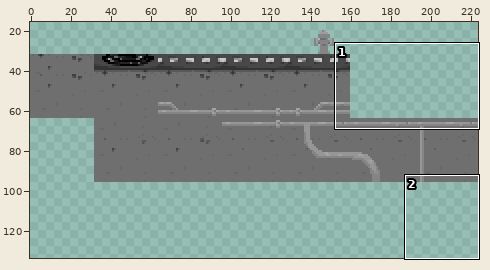
Two states of a sprite sheet, sprites/spr_tileset/b998f317-332a-4edc-a030-b398d77fa48d.png. Above, an overview of the earlier version with the close-up marked.
Close-up. As it was:
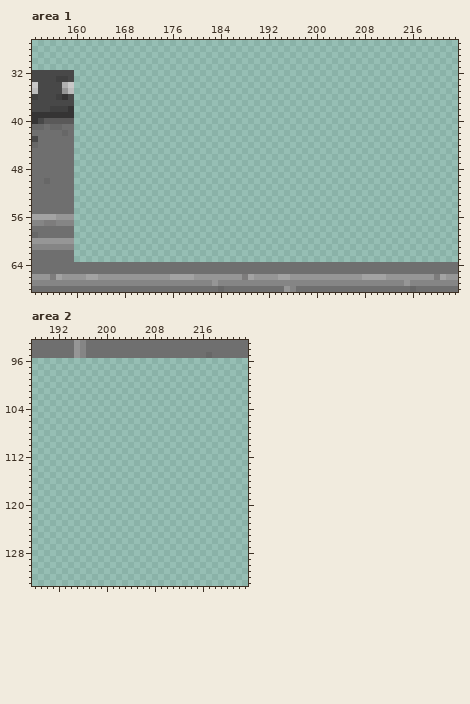
The file is 224x150 pixels. Pixels under 10% opacity are left out. Colours within 5 levels of each other are drawn and written as one. Shown: area 1: x 153..223, y 27..68; area 2: x 188..223, y 93..133. The wide view leaves out empty margins.
After the commit:
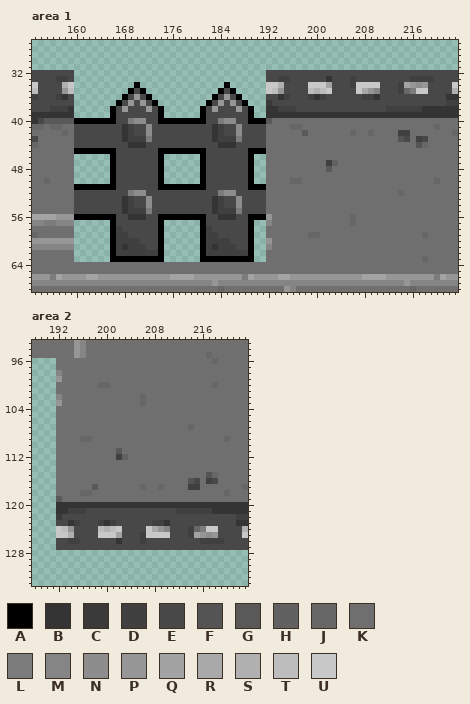
Palette (. is transparent): A #000000  B #353434  C #3b3a3a  D #404040  E #484848  F #545454  G #5a5959  H #616161  J #676767  K #6f6f6f  L #7d7c7c  M #858585  N #8e8d8d  P #969696  Q #a3a3a3  R #a9a9a9  S #b0b0b0  T #bdbdbd  U #c8c8c8
Edits made:
Changed rows in their new state; - is an unchanged pixel.
Area 1:
first column x 160:
32 --------------------------------EEEEEEEEEEEEEEEEEEEEEEEEEEEEEEEE
33 --------------------------------EEDDEEEEEEBEEEDEEEEEEEEEDDDDEEEE
34 ----------A--------------A------UUSEEEEUUUQEEEDUUUUEEEDQPNPEEEEU
35 ---------AEA------------AEA-----UTPEEEETSTUEEEEURPMEEEDJLUUEEEES
36 --------AEPEA----------AEPEA----EEBDEEEDBDEEEEEEDDBEEEEEEEEEEEBB
37 -------AEPEPEA--------AEPEPEA---CEEEEEEEEEEEEEEEEEEEEEEEEEEEEEDD
38 ------AEPEEEPEA------AEPEEEPEA--BBDDDEEEEEEEEEEEEEEEDDDDDDBBBBBB
39 ------AEEEEEEEA------AEEEEEEEA--BBBBBBBBBBBBBBBBBBBBBBBBBBBBBBBB
40 AAAAAAAEELNNEEAAAAAAAAEELNNEEAAAGKKKKKKKKKKKKKKKKKKKKKKKKKKKKKKK
41 EEEEEEEEBDEENEEEEEEEEEEBDEENEEEEKKKKJJKKKKKKKKKKKKKKKKKKKKKKJKKK
42 EEEEEEEEBDEENEEEEEEEEEEBDEENEEEEKKKKKKGKKKKKKKJKKJKKKKDDKKKKKKKJ
43 EEEEEEEEBDDDLEEEEEEEEEEBDDDLEEEEKKKKKKKKKKKKKKKKKKKKKKFEKDEKKKKK
44 EEEEEEEEEBBBEEEEEEEEEEEEBBBEEEEEKKKKKKKKKKKKKKKKKKKKKKKKKFJKKKKK
45 AAAAAAAEEEEEEEAAAAAAAAEEEEEEEAAAKKKKKKKKKKKKKKKKKKKKKKKKKKKKKKKK
46 ------AEEEEEEEA------AEEEEEEEA--KKKKKKKKKKKKKKKKKKKKKKKKKKKKKKKK
47 ------AEEEEEEEA------AEEEEEEEA--KKKKKKKKKKDHKKKKKKKKKKKKKKKKKKKK
48 ------AEEEEEEEA------AEEEEEEEA--KKKKKKKKKKGKKKKKKKKKKKKKKKKKKKKK
49 ------AEEEEEEEA------AEEEEEEEA--KKKKKKKKKKKKKKKKKKKKKKKKKKKKKKKK
50 ------AEEEEEEEA------AEEEEEEEA--KKKKJJKKKKKKKKKKKKKKKKKKKKKKJKKK
51 AAAAAAAEEEEEEEAAAAAAAAEEEEEEEAAAKKKKKKKKKKKKKKKKKKKKKKKKKKKKKKKK
52 EEEEEEEEELNNEEEEEEEEEEEELNNEEEEEKKKKKKKKKKKKKKKKKKKKKKJKKKKKKKKK
53 EEEEEEEEBDEENEEEEEEEEEEBDEENEEEEKKKKKKKKKKKKKKKKKKKKKKKKKKKKKKKK
54 EEEEEEEEBDEENEEEEEEEEEEBDEENEEEEKKKKKKKKKKKKKKKKKKKKKKKKKKKKKKKK
55 EEEEEEEEBDDDLEEEEEEEEEEBDDDLEEEEKKKKKKKKKKKKKKKKKKKKKKKKKKKKKKKK
56 AAAAAAAEEBBBEEAAAAAAAAEEBBBEEAAAPKKKKKKKKKKKKKJKKKKKKKKKKKKKKKKK
57 ------AEEEEEEEA------AEEEEEEEA--MKKKKKKKKKKKKKJKKKKKKKKKKKKKKKKK
58 ------ADEEEEEEA------ADEEEEEEA--KKKKKKKKKKKKKKKKKKKKKKKKKKKKKKKK
59 ------ADDEEEEEA------ADDEEEEEA--KKKKKKKJJKKKKKKKKKKKKKKKKKJKKKKK
60 ------ADDDDEEEA------ADDDDEEEA--PKKKKKKKKKKKKKKKKKKKKKKKKKKKKKKK
61 ------ADBDDDEEA------ADBDDDEEA--MKKKKKKKKKKKKKKKKKKKKKKKKKKKKKKK
62 ------ADDDDDDDA------ADDDDDDDA--KKKKKKKKKKKKKKKKKKKKKKKKKKKKKKKK
63 ------AAAAAAAAA------AAAAAAAAA--KKKKKKKKKKKKKKKKKKKKKKKKKKJKKKKK
Area 2:
first column x 192:
 96 KKKKKKKKKKKKKKKKKKKKKKKKKKJKKKKK
 97 KKKKKKKKKKKKKKKKKKKKKKKKKKKKKKKK
 98 MKKKKKKKKKKKKKKKKKKKKKKKKKKKKKKK
 99 PKKKKKKKKKKKKKKKKKKKKKKKKKKKKKKK
100 KKKKKKKJJKKKKKKKKKKKKKKKKKJKKKKK
101 KKKKKKKKKKKKKKKKKKKKKKKKKKKKKKKK
102 MKKKKKKKKKKKKKJKKKKKKKKKKKKKKKKK
103 PKKKKKKKKKKKKKJKKKKKKKKKKKKKKKKK
104 KKKKKKKKKKKKKKKKKKKKKKKKKKKKKKKK
105 KKKKKKKKKKKKKKKKKKKKKKKKKKKKKKKK
106 KKKKKKKKKKKKKKKKKKKKKKKKKKKKKKKK
107 KKKKKKKKKKKKKKKKKKKKKKJKKKKKKKKK
108 KKKKKKKKKKKKKKKKKKKKKKKKKKKKKKKK
109 KKKKJJKKKKKKKKKKKKKKKKKKKKKKJKKK
110 KKKKKKKKKKKKKKKKKKKKKKKKKKKKKKKK
111 KKKKKKKKKKGKKKKKKKKKKKKKKKKKKKKK
112 KKKKKKKKKKDHKKKKKKKKKKKKKKKKKKKK
113 KKKKKKKKKKKKKKKKKKKKKKKKKKKKKKKK
114 KKKKKKKKKKKKKKKKKKKKKKKKKKKKKKKK
115 KKKKKKKKKKKKKKKKKKKKKKKKKFJKKKKK
116 KKKKKKKKKKKKKKKKKKKKKKFEKDEKKKKK
117 KKKKKKGKKKKKKKJKKJKKKKDDKKKKKKKJ
118 KKKKJJKKKKKKKKKKKKKKKKKKKKKKJKKK
119 GKKKKKKKKKKKKKKKKKKKKKKKKKKKKKKK
120 BBBBBBBBBBBBBBBBBBBBBBBBBBBBBBBB
121 BBDDDEEEEEEEEEEEEEEEDDDDDDBBBBBB
122 CEEEEEEEEEEEEEEEEEEEEEEEEEEEEEDD
123 EEBDEEEDBDEEEEEEDDBEEEEEEEEEEEBB
124 UTPEEEETSTUEEEEURPMEEEDJLUUEEEES
125 UUSEEEEUUUQEEEDUUUUEEEDQPNPEEEEU
126 EEDDEEEEEEBEEEDEEEEEEEEEDDDDEEEE
127 EEEEEEEEEEEEEEEEEEEEEEEEEEEEEEEE
Changed places in both close-ups, as pixel boxes (x1, y1, x2, y2):
added: (74, 70, 458, 262)
added: (56, 358, 248, 550)
